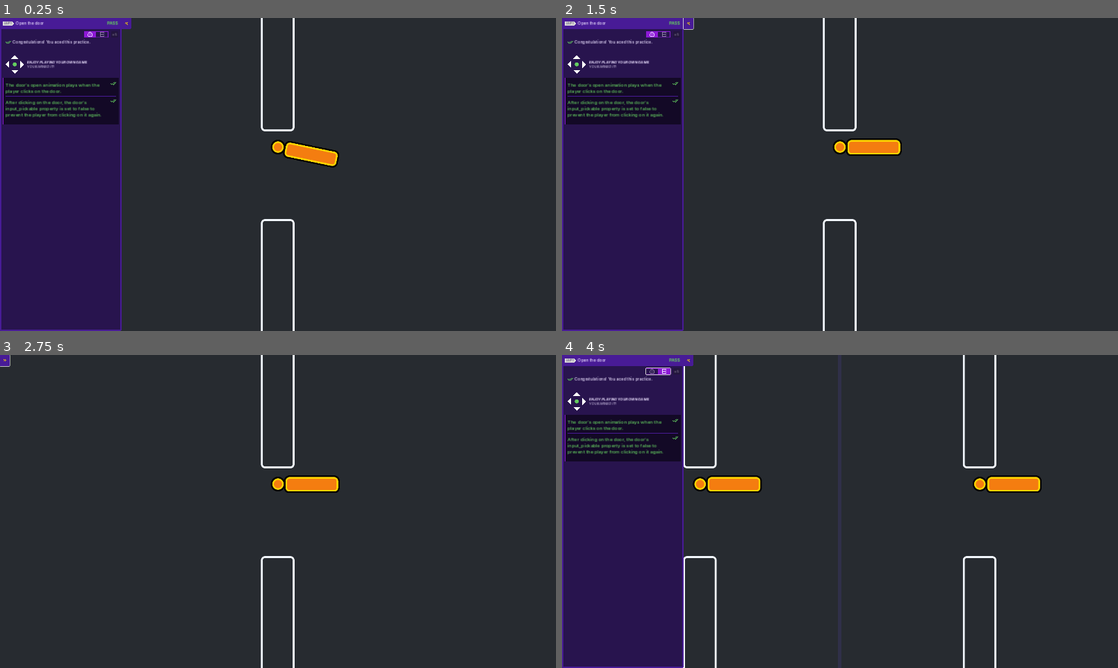
Above: before the commit, frames 1-4 (two rows, left to right).
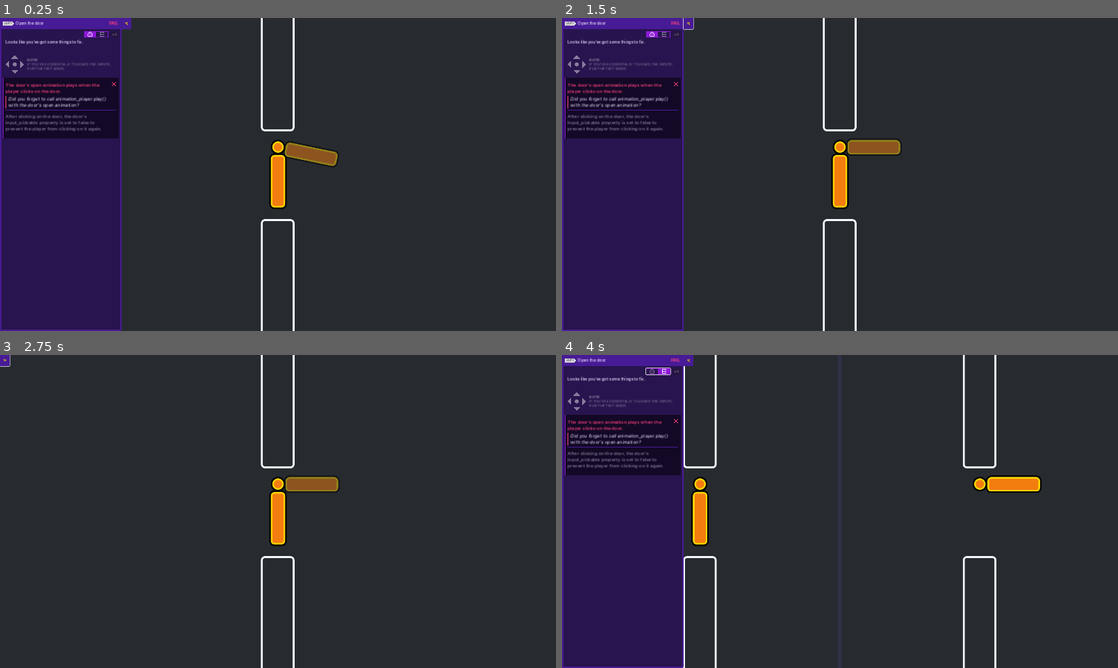
Above: after the commit, the same moments.

Repository: Sam7643/2d-GameDev-Courses
Game: Godot game, scene res://practices/L5.P1.open_the_door/open_the_door.tscn
The game is run twice, just before and just after one commit, with the same random seed, the same clock (stepped at 60 frames per second) and the same inputs. This scene is started directly instead of the project's main scene.
Inputs (mouse positions are in pixels of both pictures, inside the frame that each line leads up to):
- Up to frame 1 (0.25 s): no input
- Up to frame 2 (1.5 s): click (689, 24) at 0.5 s; tap Enter at 1.25 s; move the mouse to (840, 174) at 1.27 s; press the mouse at (840, 174) at 1.28 s; hold D (move_right) from 1.28 s (still down)
- Up to frame 3 (2.75 s): tap Space at 1.52, 2, 2.27 s; move the mouse to (278, 517) at 2.02 s; release D (move_right) at 2.03 s; release the mouse at (278, 517) at 2.03 s; hold S (move_down) from 2.03 s (still down); right-click (278, 517) at 2.1 s; click (278, 517) at 2.17 s
- Up to frame 4 (4 s): tap Enter at 2.75 s; release S (move_down) at 2.78 s; hold D (move_right) 2.78-3.5 s; tap Z at 2.85 s; click (840, 517) at 2.92 s; click (656, 370) at 3.5 s

The runs differ from the first frame. In frame 1, 3.2% of the frame differs, in the area x 0-61%, y 1-62%; in frame 2, 3.2%; in frame 3, 1.0%; in frame 4, 3.4%, in the area x 0-36%, y 1-62%.

Commit message:
M6 L5. Practice 2

Diff:
--- a/M06.looting_workbook/chest.tscn
+++ b/M06.looting_workbook/chest.tscn
@@ -16,6 +16,21 @@
 shader_parameter/line_thickness = 5.0
 shader_parameter/viewport_scale = Vector2(1, 1)
 
+[sub_resource type="Animation" id="Animation_7ncc2"]
+length = 0.001
+tracks/0/type = "value"
+tracks/0/imported = false
+tracks/0/enabled = true
+tracks/0/path = NodePath("CanvasGroup/Top:position")
+tracks/0/interp = 1
+tracks/0/loop_wrap = true
+tracks/0/keys = {
+"times": PackedFloat32Array(0),
+"transitions": PackedFloat32Array(1),
+"update": 0,
+"values": [Vector2(1, -9)]
+}
+
 [sub_resource type="Animation" id="Animation_2v461"]
 resource_name = "open"
 tracks/0/type = "value"
@@ -29,21 +44,6 @@
 "transitions": PackedFloat32Array(1, 1, 1),
 "update": 0,
 "values": [Vector2(1, -9), Vector2(117, -65), Vector2(127, 74)]
-}
-
-[sub_resource type="Animation" id="Animation_7ncc2"]
-length = 0.001
-tracks/0/type = "value"
-tracks/0/imported = false
-tracks/0/enabled = true
-tracks/0/path = NodePath("CanvasGroup/Top:position")
-tracks/0/interp = 1
-tracks/0/loop_wrap = true
-tracks/0/keys = {
-"times": PackedFloat32Array(0),
-"transitions": PackedFloat32Array(1),
-"update": 0,
-"values": [Vector2(1, -9)]
 }
 
 [sub_resource type="AnimationLibrary" id="AnimationLibrary_0x0lj"]
--- a/M06.looting_workbook/practices/L3.P1.hover_the_balloon/balloon_hover.gd
+++ b/M06.looting_workbook/practices/L3.P1.hover_the_balloon/balloon_hover.gd
@@ -10,14 +10,9 @@
 	canvas_group.material.set_shader_parameter("line_thickness", 5.0)
 	set_outline_thickness(10.0)
 
-
-
-
-
 func _on_mouse_entered() -> void:
 	var tween := create_tween()
 	tween.tween_method(set_outline_thickness, 5.0, 10.0, 0.08)
-
 
 func _on_mouse_exited() -> void:
 	var tween := create_tween()
--- a/M06.looting_workbook/practices/L5.P1.open_the_door/door.gd
+++ b/M06.looting_workbook/practices/L5.P1.open_the_door/door.gd
@@ -15,4 +15,4 @@
 		)
 
 	if event_is_mouse_click:
-		open()
+		pass
--- a/M06.looting_workbook/practices/L5.P2.pop_the_balloon/balloon_pop.gd
+++ b/M06.looting_workbook/practices/L5.P2.pop_the_balloon/balloon_pop.gd
@@ -5,7 +5,8 @@
 	var event_is_mouse_release: bool = (
 		event is InputEventMouseButton
 		and event.button_index == MOUSE_BUTTON_LEFT
+		and event.is_released()
 	)
 
 	if event_is_mouse_release:
-		pass
+		queue_free()
--- a/M06.looting_workbook/practices/L5.P2.pop_the_balloon/balloon_pop.tscn
+++ b/M06.looting_workbook/practices/L5.P2.pop_the_balloon/balloon_pop.tscn
@@ -1,9 +1,9 @@
-[gd_scene load_steps=6 format=3]
+[gd_scene load_steps=6 format=3 uid="uid://pa5mavbxcr41"]
 
-[ext_resource type="Script" path="res://practices/L5.P2.pop_the_balloon/balloon_pop.gd" id="1_r5f1c"]
-[ext_resource type="Material" path="res://practices/L5.P2.pop_the_balloon/material.tres" id="2_2bj50"]
-[ext_resource type="Texture2D" path="res://practices/L5.P2.pop_the_balloon/balloon_tail.png" id="3_06qel"]
-[ext_resource type="Texture2D" path="res://practices/L5.P2.pop_the_balloon/balloon_top.png" id="4_tkh23"]
+[ext_resource type="Script" path="res://practices/L5.P2.pop_the_balloon/balloon_pop.gd" id="1_inety"]
+[ext_resource type="Material" uid="uid://bh8me21qj0etl" path="res://practices/L5.P2.pop_the_balloon/material.tres" id="2_2bj50"]
+[ext_resource type="Texture2D" uid="uid://bnfm17ejohcbd" path="res://practices/L5.P2.pop_the_balloon/balloon_tail.png" id="3_06qel"]
+[ext_resource type="Texture2D" uid="uid://oyf7maqtrbvs" path="res://practices/L5.P2.pop_the_balloon/balloon_top.png" id="4_tkh23"]
 
 [sub_resource type="CapsuleShape2D" id="CapsuleShape2D_6fgqy"]
 radius = 47.0
--- a/M06.looting_workbook/practices/L5.P2.pop_the_balloon/pop_the_balloon.tscn
+++ b/M06.looting_workbook/practices/L5.P2.pop_the_balloon/pop_the_balloon.tscn
@@ -1,16 +1,11 @@
-[gd_scene load_steps=3 format=3]
+[gd_scene load_steps=2 format=3 uid="uid://defj80w40wbhn"]
 
-[ext_resource type="PackedScene" path="res://practices/L5.P2.pop_the_balloon/balloon_pop.tscn" id="1_enrvy"]
-[ext_resource type="Script" path="res://practices/L5.P2.pop_the_balloon/balloon_pop.gd" id="2_xkyg3"]
+[ext_resource type="PackedScene" uid="uid://pa5mavbxcr41" path="res://practices/L5.P2.pop_the_balloon/balloon_pop.tscn" id="1_enrvy"]
 
 [node name="PopTheBalloon" type="Node2D"]
 metadata/_edit_horizontal_guides_ = []
 
-[node name="BalloonPop" type="Area2D" parent="." instance=ExtResource("1_enrvy")]
-position = Vector2(960, 540)
-collision_layer = 2
-collision_mask = 0
-script = ExtResource("2_xkyg3")
+[node name="BalloonPop" parent="." instance=ExtResource("1_enrvy")]
 
 [node name="ExtraVisuals" type="Node" parent="."]
 
Not shown: 1 places in M06.looting_workbook/practices/L5.P2.pop_the_balloon/balloon_pop.tscn that only renumber resources
